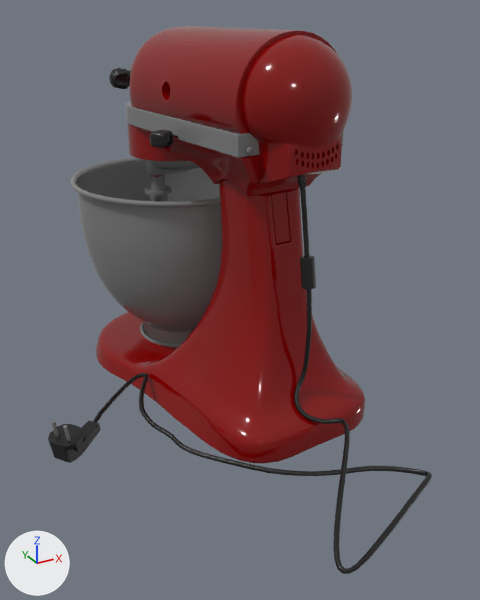
The glTF model models/platforms/kitchenaid_stand_mixer.glb as it was, and as the next commit left it.
Both versions are drawn from a 50 mm camera at (-0.247, -0.541, 0.376) aimed at (0.027, -0.042, 0.126). Every picture has the same lights, and +X, +Y and +Z are marked at lower left. The picture after the commit comes second. Where no turn or scale is listed for an object, it has been applied to the vertices. Vertices at exactly the same position are counted once.

The first picture shows 'black_aiStandardSurface5_0', 'cable_geo_SSP_581268:Aluminum_SSP_581268_0', 'cable_geo_aiStandardSurface5_0', 'polySurface8_SSP_304254:Metallic_SSP_304254_0', 'shiny_SSP_581268:Aluminum_SSP_581268_0'.
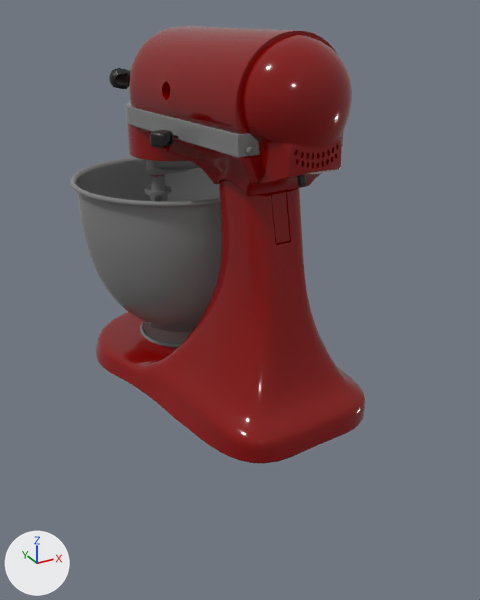
The newer file is also turned or shifted as a whole; pictures and numbers use the older file's frame.

What differs and where, as boxes [x1, y1, x2, y2] in the pictures (480 x 600 px):
'cable_geo_aiStandardSurface5_0', reshaped: before [48, 176, 432, 574]; after [297, 176, 307, 187]
'cable_geo_SSP_581268:Aluminum_SSP_581268_0', deleted: before [51, 420, 71, 441]
part 1 of me_cable_geo_aistandardsurface5_0, deleted: before [93, 186, 432, 574]
part 2 of me_cable_geo_aistandardsurface5_0, deleted (black): before [48, 420, 101, 463]
part 3 of me_cable_geo_aistandardsurface5_0, deleted (black): before [300, 256, 316, 289]

Diff of the bpy script that builds the scene:
```diff
--- a/models/platforms/kitchenaid_stand_mixer.glb.py
+++ b/models/platforms/kitchenaid_stand_mixer.glb.py
@@ me_cable_geo_aistandardsurface5_0 @@
 # used by ob_cable_geo_aistandardsurface5_0; location = (0.051, 0.066, 0.0)
-me_cable_geo_aistandardsurface5_0.from_pydata(...)  # 5207 vertices, 10199 faces; spans x -0.21..0.066, y -0.329..0.005, z 0.0..0.25
+me_cable_geo_aistandardsurface5_0.from_pydata(...)  # 969 vertices, 1856 faces; spans x -0.005..0.016, y -0.154..0.005, z 0.0..0.25
+# me_cable_geo_aistandardsurface5_0 part 1: the loose piece of 1648 vertices spanning x -0.164..0.066, y -0.329..-0.018, z 0.001..0.242 is deleted
+# me_cable_geo_aistandardsurface5_0 part 2: the loose piece of 1562 vertices spanning x -0.21..-0.158, y -0.111..-0.067, z 0.001..0.028 is deleted
+# me_cable_geo_aistandardsurface5_0 part 3: the loose piece of 1028 vertices spanning x 0.008..0.021, y -0.17..-0.154, z 0.151..0.179 is deleted
 me_cable_geo_aistandardsurface5_0.materials.append(mat_aistandardsurface5)
@@ ob_cable_geo_ssp_581268_aluminum_ssp_581268_0 @@
-ob_cable_geo_ssp_581268_aluminum_ssp_581268_0 = bpy.data.objects.new('cable_geo_SSP_581268:Aluminum_SSP_581268_0', me_cable_geo_ssp_581268_aluminum_ssp_581268_0)
-ob_cable_geo_ssp_581268_aluminum_ssp_581268_0.location = (0.051, 0.066, 0.0)
```
